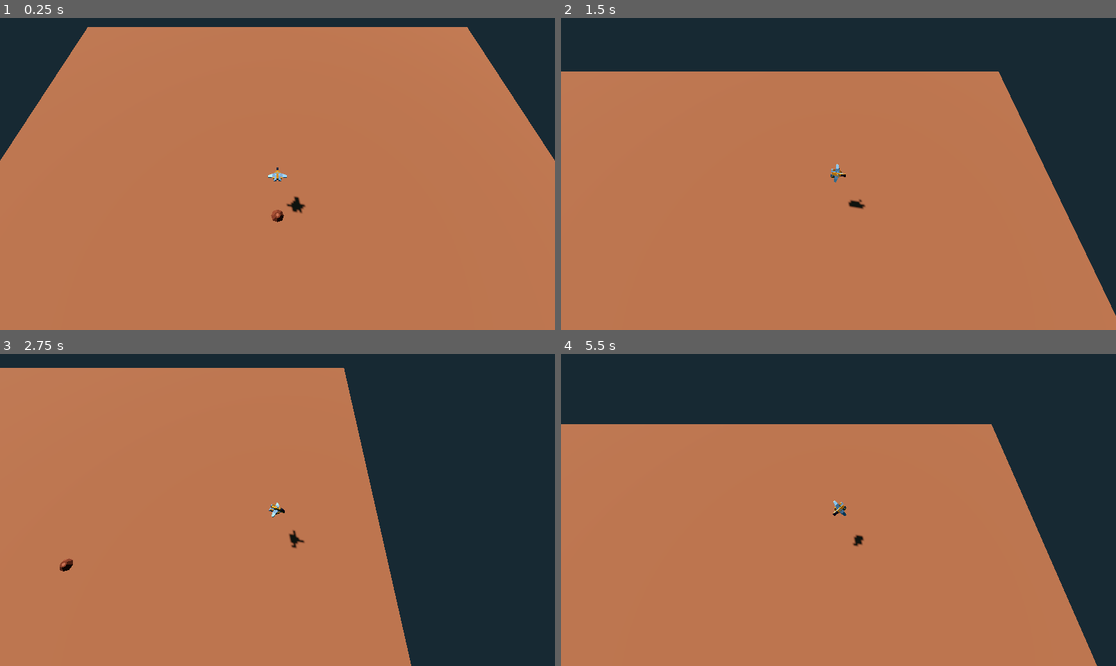
Above: before the commit, frames 1-4 (two rows, left to right).
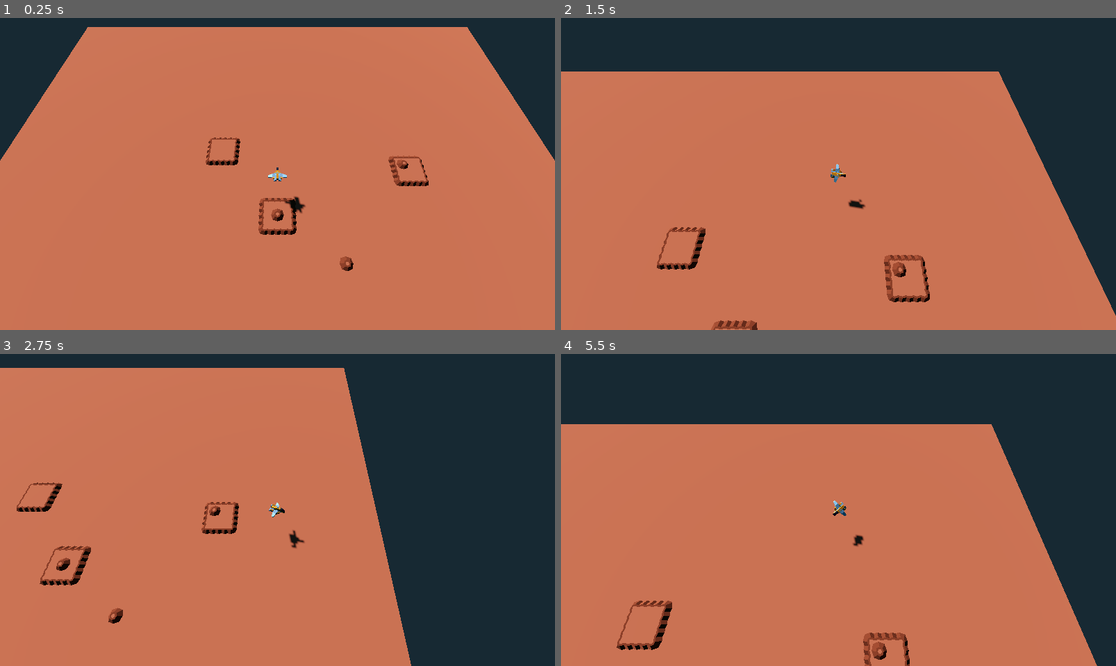
Above: after the commit, the same moments.

Repository: joshuajenner/project-speed
Game: Godot game, scene res://levels/base_level.tscn
Same seed, same stepped clock (60 frames per second), same inputs: the game is played once before the commit and once after it.
Inputs (mouse positions are in pixels of both pictures, inside the frame that each line leads up to):
- Up to frame 1 (0.25 s): no input
- Up to frame 2 (1.5 s): move the mouse to (960, 158) at 0.52 s; hold D (move_right) 0.53-1.28 s; click (960, 158) at 0.67 s; move the mouse to (727, 189) at 1.27 s; hold S (move_down) from 1.28 s (still down)
- Up to frame 3 (2.75 s): move the mouse to (333, 441) at 2.02 s; release S (move_down) at 2.03 s; hold D (move_right) from 2.03 s (still down)
- Up to frame 4 (5.5 s): move the mouse to (810, 572) at 2.77 s; release D (move_right) at 2.78 s; hold W (move_up) 2.78-3.53 s; click (810, 572) at 2.92 s; move the mouse to (1005, 556) at 3.52 s; hold A (move_left) 3.53-5.03 s; move the mouse to (672, 463) at 4.27 s; move the mouse to (866, 510) at 5.02 s; hold S (move_down) from 5.03 s (still down); click (866, 510) at 5.17 s

The runs differ from the first frame. In frame 1, 0.9% of the frame differs, in the area x 37-78%, y 38-82%; in frame 2, 1.1%, in the area x 17-67%, y 67-100%; in frame 3, 1.0%; in frame 4, 0.9%.

Commit message:
added some more hills

Diff:
--- a/levels/base_level.tscn
+++ b/levels/base_level.tscn
@@ -1,16 +1,22 @@
-[gd_scene load_steps=7 format=3 uid="uid://dqiy15cswqe5o"]
+[gd_scene load_steps=9 format=3 uid="uid://dqiy15cswqe5o"]
 
 [ext_resource type="ArrayMesh" uid="uid://dxg0prjorbwln" path="res://assets/terrain/terrain_sideCorner.obj" id="2_cli62"]
 [ext_resource type="PackedScene" uid="uid://c8k5sn6n46v8" path="res://players/base_player.tscn" id="2_w52gu"]
+[ext_resource type="ArrayMesh" uid="uid://1w0k08a3n74" path="res://assets/terrain/terrain_sideCliff.obj" id="3_6tcva"]
 [ext_resource type="Environment" uid="uid://bjd4g046m323e" path="res://environment/default_environment.tres" id="3_58450"]
 [ext_resource type="PackedScene" uid="uid://cmcq20y6k4wh4" path="res://debug/debug_menu.tscn" id="4_p8vts"]
 
-[sub_resource type="StandardMaterial3D" id="StandardMaterial3D_s100o"]
-albedo_color = Color(0.858824, 0.529412, 0.376471, 1)
+[sub_resource type="StandardMaterial3D" id="StandardMaterial3D_k2sak"]
+resource_name = "rock"
+albedo_color = Color(0.909804, 0.517647, 0.388235, 1)
 
 [sub_resource type="PlaneMesh" id="PlaneMesh_3g75x"]
-material = SubResource("StandardMaterial3D_s100o")
+material = SubResource("StandardMaterial3D_k2sak")
 size = Vector2(100, 100)
+
+[sub_resource type="PlaneMesh" id="PlaneMesh_7fyei"]
+material = SubResource("StandardMaterial3D_k2sak")
+size = Vector2(4, 4)
 
 [node name="Level" type="Node3D"]
 
@@ -26,6 +32,7 @@
 mesh = SubResource("PlaneMesh_3g75x")
 
 [node name="Hill" type="Node3D" parent="Terrain"]
+transform = Transform3D(1, 0, 0, 0, 1, 0, 0, 0, 1, 0, 0.5, 0)
 
 [node name="MeshInstance3D" type="MeshInstance3D" parent="Terrain/Hill"]
 mesh = ExtResource("2_cli62")
@@ -45,6 +52,392 @@
 transform = Transform3D(1.31134e-07, 0, 1, 0, 1, 0, -1, 0, 1.31134e-07, 0, 0, 0)
 mesh = ExtResource("2_cli62")
 skeleton = NodePath("../../..")
+
+[node name="Hill6" type="Node3D" parent="Terrain"]
+transform = Transform3D(1, 0, 0, 0, 1, 0, 0, 0, 1, -10, 0, -7)
+
+[node name="MeshInstance3D" type="MeshInstance3D" parent="Terrain/Hill6"]
+mesh = ExtResource("2_cli62")
+skeleton = NodePath("../../..")
+
+[node name="MeshInstance3D2" type="MeshInstance3D" parent="Terrain/Hill6"]
+transform = Transform3D(-4.37114e-08, 0, -1, 0, 1, 0, 1, 0, -4.37114e-08, 0, 0, 0)
+mesh = ExtResource("2_cli62")
+skeleton = NodePath("../../..")
+
+[node name="MeshInstance3D3" type="MeshInstance3D" parent="Terrain/Hill6"]
+transform = Transform3D(-1, 0, 8.74228e-08, 0, 1, 0, -8.74228e-08, 0, -1, 0, 0, 0)
+mesh = ExtResource("2_cli62")
+skeleton = NodePath("../../..")
+
+[node name="MeshInstance3D4" type="MeshInstance3D" parent="Terrain/Hill6"]
+transform = Transform3D(1.31134e-07, 0, 1, 0, 1, 0, -1, 0, 1.31134e-07, 0, 0, 0)
+mesh = ExtResource("2_cli62")
+skeleton = NodePath("../../..")
+
+[node name="Hill7" type="Node3D" parent="Terrain"]
+transform = Transform3D(1, 0, 0, 0, 1, 0, 0, 0, 1, 17, 0, -20)
+
+[node name="MeshInstance3D" type="MeshInstance3D" parent="Terrain/Hill7"]
+mesh = ExtResource("2_cli62")
+skeleton = NodePath("../../..")
+
+[node name="MeshInstance3D2" type="MeshInstance3D" parent="Terrain/Hill7"]
+transform = Transform3D(-4.37114e-08, 0, -1, 0, 1, 0, 1, 0, -4.37114e-08, 0, 0, 0)
+mesh = ExtResource("2_cli62")
+skeleton = NodePath("../../..")
+
+[node name="MeshInstance3D3" type="MeshInstance3D" parent="Terrain/Hill7"]
+transform = Transform3D(-1, 0, 8.74228e-08, 0, 1, 0, -8.74228e-08, 0, -1, 0, 0, 0)
+mesh = ExtResource("2_cli62")
+skeleton = NodePath("../../..")
+
+[node name="MeshInstance3D4" type="MeshInstance3D" parent="Terrain/Hill7"]
+transform = Transform3D(1.31134e-07, 0, 1, 0, 1, 0, -1, 0, 1.31134e-07, 0, 0, 0)
+mesh = ExtResource("2_cli62")
+skeleton = NodePath("../../..")
+
+[node name="Hill5" type="Node3D" parent="Terrain"]
+transform = Transform3D(1, 0, 0, 0, 1, 0, 0, 0, 1, -22, 0.5, 9)
+
+[node name="MeshInstance3D" type="MeshInstance3D" parent="Terrain/Hill5"]
+mesh = ExtResource("2_cli62")
+skeleton = NodePath("../../..")
+
+[node name="MeshInstance3D2" type="MeshInstance3D" parent="Terrain/Hill5"]
+transform = Transform3D(-4.37114e-08, 0, -1, 0, 1, 0, 1, 0, -4.37114e-08, 0, 0, 0)
+mesh = ExtResource("2_cli62")
+skeleton = NodePath("../../..")
+
+[node name="MeshInstance3D3" type="MeshInstance3D" parent="Terrain/Hill5"]
+transform = Transform3D(-1, 0, 8.74228e-08, 0, 1, 0, -8.74228e-08, 0, -1, 0, 0, 0)
+mesh = ExtResource("2_cli62")
+skeleton = NodePath("../../..")
+
+[node name="MeshInstance3D4" type="MeshInstance3D" parent="Terrain/Hill5"]
+transform = Transform3D(1.31134e-07, 0, 1, 0, 1, 0, -1, 0, 1.31134e-07, 0, 0, 0)
+mesh = ExtResource("2_cli62")
+skeleton = NodePath("../../..")
+
+[node name="Hill2" type="Node3D" parent="Terrain"]
+
+[node name="MeshInstance3D" type="MeshInstance3D" parent="Terrain/Hill2"]
+transform = Transform3D(1, 0, 0, 0, 1, 0, 0, 0, 1, -2, 0, 2)
+mesh = ExtResource("2_cli62")
+skeleton = NodePath("../../..")
+
+[node name="MeshInstance3D2" type="MeshInstance3D" parent="Terrain/Hill2"]
+transform = Transform3D(-4.37114e-08, 0, -1, 0, 1, 0, 1, 0, -4.37114e-08, -2, 0, -2)
+mesh = ExtResource("2_cli62")
+skeleton = NodePath("../../..")
+
+[node name="MeshInstance3D3" type="MeshInstance3D" parent="Terrain/Hill2"]
+transform = Transform3D(-1, 0, -8.74228e-08, 0, 1, 0, 8.74228e-08, 0, -1, 2, 0, -2)
+mesh = ExtResource("2_cli62")
+skeleton = NodePath("../../..")
+
+[node name="MeshInstance3D4" type="MeshInstance3D" parent="Terrain/Hill2"]
+transform = Transform3D(1.31134e-07, 0, 1, 0, 1, 0, -1, 0, 1.31134e-07, 2, 0, 2)
+mesh = ExtResource("2_cli62")
+skeleton = NodePath("../../..")
+
+[node name="MeshInstance3D5" type="MeshInstance3D" parent="Terrain/Hill2"]
+transform = Transform3D(1.31134e-07, 0, 1, 0, 1, 0, -1, 0, 1.31134e-07, 2.5, 0, 1)
+mesh = ExtResource("3_6tcva")
+skeleton = NodePath("../../..")
+
+[node name="MeshInstance3D6" type="MeshInstance3D" parent="Terrain/Hill2"]
+transform = Transform3D(1.31134e-07, 0, 1, 0, 1, 0, -1, 0, 1.31134e-07, 2.5, 0, 0)
+mesh = ExtResource("3_6tcva")
+skeleton = NodePath("../../..")
+
+[node name="MeshInstance3D7" type="MeshInstance3D" parent="Terrain/Hill2"]
+transform = Transform3D(1.31134e-07, 0, 1, 0, 1, 0, -1, 0, 1.31134e-07, 2.5, 0, -1)
+mesh = ExtResource("3_6tcva")
+skeleton = NodePath("../../..")
+
+[node name="MeshInstance3D8" type="MeshInstance3D" parent="Terrain/Hill2"]
+transform = Transform3D(1.31134e-07, 0, 1, 0, 1, 0, -1, 0, 1.31134e-07, 2.5, 0, -2)
+mesh = ExtResource("3_6tcva")
+skeleton = NodePath("../../..")
+
+[node name="MeshInstance3D9" type="MeshInstance3D" parent="Terrain/Hill2"]
+transform = Transform3D(-1, 0, 2.62268e-07, 0, 1, 0, -2.62268e-07, 0, -1, 1, 0, -2.5)
+mesh = ExtResource("3_6tcva")
+skeleton = NodePath("../..")
+
+[node name="MeshInstance3D10" type="MeshInstance3D" parent="Terrain/Hill2"]
+transform = Transform3D(-1, 0, 2.62268e-07, 0, 1, 0, -2.62268e-07, 0, -1, 0, 0, -2.5)
+mesh = ExtResource("3_6tcva")
+skeleton = NodePath("../..")
+
+[node name="MeshInstance3D11" type="MeshInstance3D" parent="Terrain/Hill2"]
+transform = Transform3D(-1, 0, 2.62268e-07, 0, 1, 0, -2.62268e-07, 0, -1, -1, 0, -2.5)
+mesh = ExtResource("3_6tcva")
+skeleton = NodePath("../..")
+
+[node name="MeshInstance3D12" type="MeshInstance3D" parent="Terrain/Hill2"]
+transform = Transform3D(-1, 0, 2.62268e-07, 0, 1, 0, -2.62268e-07, 0, -1, -2, 0, -2.5)
+mesh = ExtResource("3_6tcva")
+skeleton = NodePath("../..")
+
+[node name="MeshInstance3D13" type="MeshInstance3D" parent="Terrain/Hill2"]
+transform = Transform3D(-2.18557e-07, 0, -1, 0, 1, 0, 1, 0, -2.18557e-07, -2.5, 0, -1)
+mesh = ExtResource("3_6tcva")
+skeleton = NodePath("../..")
+
+[node name="MeshInstance3D14" type="MeshInstance3D" parent="Terrain/Hill2"]
+transform = Transform3D(-2.18557e-07, 0, -1, 0, 1, 0, 1, 0, -2.18557e-07, -2.5, 0, 0)
+mesh = ExtResource("3_6tcva")
+skeleton = NodePath("../..")
+
+[node name="MeshInstance3D15" type="MeshInstance3D" parent="Terrain/Hill2"]
+transform = Transform3D(-2.18557e-07, 0, -1, 0, 1, 0, 1, 0, -2.18557e-07, -2.5, 0, 1)
+mesh = ExtResource("3_6tcva")
+skeleton = NodePath("../..")
+
+[node name="MeshInstance3D16" type="MeshInstance3D" parent="Terrain/Hill2"]
+transform = Transform3D(-2.18557e-07, 0, -1, 0, 1, 0, 1, 0, -2.18557e-07, -2.5, 0, 2)
+mesh = ExtResource("3_6tcva")
+skeleton = NodePath("../..")
+
+[node name="MeshInstance3D17" type="MeshInstance3D" parent="Terrain/Hill2"]
+transform = Transform3D(1, 0, -1.74845e-07, 0, 1, 0, 1.74845e-07, 0, 1, -1, 0, 2.5)
+mesh = ExtResource("3_6tcva")
+skeleton = NodePath("../..")
+
+[node name="MeshInstance3D18" type="MeshInstance3D" parent="Terrain/Hill2"]
+transform = Transform3D(1, 0, -1.74845e-07, 0, 1, 0, 1.74845e-07, 0, 1, 0, 0, 2.5)
+mesh = ExtResource("3_6tcva")
+skeleton = NodePath("../..")
+
+[node name="MeshInstance3D19" type="MeshInstance3D" parent="Terrain/Hill2"]
+transform = Transform3D(1, 0, -1.74845e-07, 0, 1, 0, 1.74845e-07, 0, 1, 1, 0, 2.5)
+mesh = ExtResource("3_6tcva")
+skeleton = NodePath("../..")
+
+[node name="MeshInstance3D20" type="MeshInstance3D" parent="Terrain/Hill2"]
+transform = Transform3D(1, 0, -1.74845e-07, 0, 1, 0, 1.74845e-07, 0, 1, 2, 0, 2.5)
+mesh = ExtResource("3_6tcva")
+skeleton = NodePath("../..")
+
+[node name="MeshInstance3D21" type="MeshInstance3D" parent="Terrain/Hill2"]
+transform = Transform3D(1, 0, 0, 0, 1, 0, 0, 0, 1, 0, 0.5, 0)
+mesh = SubResource("PlaneMesh_7fyei")
+
+[node name="Hill3" type="Node3D" parent="Terrain"]
+transform = Transform3D(1, 0, 0, 0, 1, 0, 0, 0, 1, 10, 0, 12)
+
+[node name="MeshInstance3D" type="MeshInstance3D" parent="Terrain/Hill3"]
+transform = Transform3D(1, 0, 0, 0, 1, 0, 0, 0, 1, -2, 0, 2)
+mesh = ExtResource("2_cli62")
+skeleton = NodePath("../../..")
+
+[node name="MeshInstance3D2" type="MeshInstance3D" parent="Terrain/Hill3"]
+transform = Transform3D(-4.37114e-08, 0, -1, 0, 1, 0, 1, 0, -4.37114e-08, -2, 0, -2)
+mesh = ExtResource("2_cli62")
+skeleton = NodePath("../../..")
+
+[node name="MeshInstance3D3" type="MeshInstance3D" parent="Terrain/Hill3"]
+transform = Transform3D(-1, 0, -8.74228e-08, 0, 1, 0, 8.74228e-08, 0, -1, 2, 0, -2)
+mesh = ExtResource("2_cli62")
+skeleton = NodePath("../../..")
+
+[node name="MeshInstance3D4" type="MeshInstance3D" parent="Terrain/Hill3"]
+transform = Transform3D(1.31134e-07, 0, 1, 0, 1, 0, -1, 0, 1.31134e-07, 2, 0, 2)
+mesh = ExtResource("2_cli62")
+skeleton = NodePath("../../..")
+
+[node name="MeshInstance3D5" type="MeshInstance3D" parent="Terrain/Hill3"]
+transform = Transform3D(1.31134e-07, 0, 1, 0, 1, 0, -1, 0, 1.31134e-07, 2.5, 0, 1)
+mesh = ExtResource("3_6tcva")
+skeleton = NodePath("../../..")
+
+[node name="MeshInstance3D6" type="MeshInstance3D" parent="Terrain/Hill3"]
+transform = Transform3D(1.31134e-07, 0, 1, 0, 1, 0, -1, 0, 1.31134e-07, 2.5, 0, 0)
+mesh = ExtResource("3_6tcva")
+skeleton = NodePath("../../..")
+
+[node name="MeshInstance3D7" type="MeshInstance3D" parent="Terrain/Hill3"]
+transform = Transform3D(1.31134e-07, 0, 1, 0, 1, 0, -1, 0, 1.31134e-07, 2.5, 0, -1)
+mesh = ExtResource("3_6tcva")
+skeleton = NodePath("../../..")
+
+[node name="MeshInstance3D8" type="MeshInstance3D" parent="Terrain/Hill3"]
+transform = Transform3D(1.31134e-07, 0, 1, 0, 1, 0, -1, 0, 1.31134e-07, 2.5, 0, -2)
+mesh = ExtResource("3_6tcva")
+skeleton = NodePath("../../..")
+
+[node name="MeshInstance3D9" type="MeshInstance3D" parent="Terrain/Hill3"]
+transform = Transform3D(-1, 0, 2.62268e-07, 0, 1, 0, -2.62268e-07, 0, -1, 1, 0, -2.5)
+mesh = ExtResource("3_6tcva")
+skeleton = NodePath("../..")
+
+[node name="MeshInstance3D10" type="MeshInstance3D" parent="Terrain/Hill3"]
+transform = Transform3D(-1, 0, 2.62268e-07, 0, 1, 0, -2.62268e-07, 0, -1, 0, 0, -2.5)
+mesh = ExtResource("3_6tcva")
+skeleton = NodePath("../..")
+
+[node name="MeshInstance3D11" type="MeshInstance3D" parent="Terrain/Hill3"]
+transform = Transform3D(-1, 0, 2.62268e-07, 0, 1, 0, -2.62268e-07, 0, -1, -1, 0, -2.5)
+mesh = ExtResource("3_6tcva")
+skeleton = NodePath("../..")
+
+[node name="MeshInstance3D12" type="MeshInstance3D" parent="Terrain/Hill3"]
+transform = Transform3D(-1, 0, 2.62268e-07, 0, 1, 0, -2.62268e-07, 0, -1, -2, 0, -2.5)
+mesh = ExtResource("3_6tcva")
+skeleton = NodePath("../..")
+
+[node name="MeshInstance3D13" type="MeshInstance3D" parent="Terrain/Hill3"]
+transform = Transform3D(-2.18557e-07, 0, -1, 0, 1, 0, 1, 0, -2.18557e-07, -2.5, 0, -1)
+mesh = ExtResource("3_6tcva")
+skeleton = NodePath("../..")
+
+[node name="MeshInstance3D14" type="MeshInstance3D" parent="Terrain/Hill3"]
+transform = Transform3D(-2.18557e-07, 0, -1, 0, 1, 0, 1, 0, -2.18557e-07, -2.5, 0, 0)
+mesh = ExtResource("3_6tcva")
+skeleton = NodePath("../..")
+
+[node name="MeshInstance3D15" type="MeshInstance3D" parent="Terrain/Hill3"]
+transform = Transform3D(-2.18557e-07, 0, -1, 0, 1, 0, 1, 0, -2.18557e-07, -2.5, 0, 1)
+mesh = ExtResource("3_6tcva")
+skeleton = NodePath("../..")
+
+[node name="MeshInstance3D16" type="MeshInstance3D" parent="Terrain/Hill3"]
+transform = Transform3D(-2.18557e-07, 0, -1, 0, 1, 0, 1, 0, -2.18557e-07, -2.5, 0, 2)
+mesh = ExtResource("3_6tcva")
+skeleton = NodePath("../..")
+
+[node name="MeshInstance3D17" type="MeshInstance3D" parent="Terrain/Hill3"]
+transform = Transform3D(1, 0, -1.74845e-07, 0, 1, 0, 1.74845e-07, 0, 1, -1, 0, 2.5)
+mesh = ExtResource("3_6tcva")
+skeleton = NodePath("../..")
+
+[node name="MeshInstance3D18" type="MeshInstance3D" parent="Terrain/Hill3"]
+transform = Transform3D(1, 0, -1.74845e-07, 0, 1, 0, 1.74845e-07, 0, 1, 0, 0, 2.5)
+mesh = ExtResource("3_6tcva")
+skeleton = NodePath("../..")
+
+[node name="MeshInstance3D19" type="MeshInstance3D" parent="Terrain/Hill3"]
+transform = Transform3D(1, 0, -1.74845e-07, 0, 1, 0, 1.74845e-07, 0, 1, 1, 0, 2.5)
+mesh = ExtResource("3_6tcva")
+skeleton = NodePath("../..")
+
+[node name="MeshInstance3D20" type="MeshInstance3D" parent="Terrain/Hill3"]
+transform = Transform3D(1, 0, -1.74845e-07, 0, 1, 0, 1.74845e-07, 0, 1, 2, 0, 2.5)
+mesh = ExtResource("3_6tcva")
+skeleton = NodePath("../..")
+
+[node name="MeshInstance3D21" type="MeshInstance3D" parent="Terrain/Hill3"]
+transform = Transform3D(1, 0, 0, 0, 1, 0, 0, 0, 1, 0, 0.5, 0)
+mesh = SubResource("PlaneMesh_7fyei")
+
+[node name="Hill4" type="Node3D" parent="Terrain"]
+transform = Transform3D(1, 0, 0, 0, 1, 0, 0, 0, 1, -23, 0, 8)
+
+[node name="MeshInstance3D" type="MeshInstance3D" parent="Terrain/Hill4"]
+transform = Transform3D(1, 0, 0, 0, 1, 0, 0, 0, 1, -2, 0, 2)
+mesh = ExtResource("2_cli62")
+skeleton = NodePath("../../..")
+
+[node name="MeshInstance3D2" type="MeshInstance3D" parent="Terrain/Hill4"]
+transform = Transform3D(-4.37114e-08, 0, -1, 0, 1, 0, 1, 0, -4.37114e-08, -2, 0, -2)
+mesh = ExtResource("2_cli62")
+skeleton = NodePath("../../..")
+
+[node name="MeshInstance3D3" type="MeshInstance3D" parent="Terrain/Hill4"]
+transform = Transform3D(-1, 0, -8.74228e-08, 0, 1, 0, 8.74228e-08, 0, -1, 2, 0, -2)
+mesh = ExtResource("2_cli62")
+skeleton = NodePath("../../..")
+
+[node name="MeshInstance3D4" type="MeshInstance3D" parent="Terrain/Hill4"]
+transform = Transform3D(1.31134e-07, 0, 1, 0, 1, 0, -1, 0, 1.31134e-07, 2, 0, 2)
+mesh = ExtResource("2_cli62")
+skeleton = NodePath("../../..")
+
+[node name="MeshInstance3D5" type="MeshInstance3D" parent="Terrain/Hill4"]
+transform = Transform3D(1.31134e-07, 0, 1, 0, 1, 0, -1, 0, 1.31134e-07, 2.5, 0, 1)
+mesh = ExtResource("3_6tcva")
+skeleton = NodePath("../../..")
+
+[node name="MeshInstance3D6" type="MeshInstance3D" parent="Terrain/Hill4"]
+transform = Transform3D(1.31134e-07, 0, 1, 0, 1, 0, -1, 0, 1.31134e-07, 2.5, 0, 0)
+mesh = ExtResource("3_6tcva")
+skeleton = NodePath("../../..")
+
+[node name="MeshInstance3D7" type="MeshInstance3D" parent="Terrain/Hill4"]
+transform = Transform3D(1.31134e-07, 0, 1, 0, 1, 0, -1, 0, 1.31134e-07, 2.5, 0, -1)
+mesh = ExtResource("3_6tcva")
+skeleton = NodePath("../../..")
+
+[node name="MeshInstance3D8" type="MeshInstance3D" parent="Terrain/Hill4"]
+transform = Transform3D(1.31134e-07, 0, 1, 0, 1, 0, -1, 0, 1.31134e-07, 2.5, 0, -2)
+mesh = ExtResource("3_6tcva")
+skeleton = NodePath("../../..")
+
+[node name="MeshInstance3D9" type="MeshInstance3D" parent="Terrain/Hill4"]
+transform = Transform3D(-1, 0, 2.62268e-07, 0, 1, 0, -2.62268e-07, 0, -1, 1, 0, -2.5)
+mesh = ExtResource("3_6tcva")
+skeleton = NodePath("../..")
+
+[node name="MeshInstance3D10" type="MeshInstance3D" parent="Terrain/Hill4"]
+transform = Transform3D(-1, 0, 2.62268e-07, 0, 1, 0, -2.62268e-07, 0, -1, 0, 0, -2.5)
+mesh = ExtResource("3_6tcva")
+skeleton = NodePath("../..")
+
+[node name="MeshInstance3D11" type="MeshInstance3D" parent="Terrain/Hill4"]
+transform = Transform3D(-1, 0, 2.62268e-07, 0, 1, 0, -2.62268e-07, 0, -1, -1, 0, -2.5)
+mesh = ExtResource("3_6tcva")
+skeleton = NodePath("../..")
+
+[node name="MeshInstance3D12" type="MeshInstance3D" parent="Terrain/Hill4"]
+transform = Transform3D(-1, 0, 2.62268e-07, 0, 1, 0, -2.62268e-07, 0, -1, -2, 0, -2.5)
+mesh = ExtResource("3_6tcva")
+skeleton = NodePath("../..")
+
+[node name="MeshInstance3D13" type="MeshInstance3D" parent="Terrain/Hill4"]
+transform = Transform3D(-2.18557e-07, 0, -1, 0, 1, 0, 1, 0, -2.18557e-07, -2.5, 0, -1)
+mesh = ExtResource("3_6tcva")
+skeleton = NodePath("../..")
+
+[node name="MeshInstance3D14" type="MeshInstance3D" parent="Terrain/Hill4"]
+transform = Transform3D(-2.18557e-07, 0, -1, 0, 1, 0, 1, 0, -2.18557e-07, -2.5, 0, 0)
+mesh = ExtResource("3_6tcva")
+skeleton = NodePath("../..")
+
+[node name="MeshInstance3D15" type="MeshInstance3D" parent="Terrain/Hill4"]
+transform = Transform3D(-2.18557e-07, 0, -1, 0, 1, 0, 1, 0, -2.18557e-07, -2.5, 0, 1)
+mesh = ExtResource("3_6tcva")
+skeleton = NodePath("../..")
+
+[node name="MeshInstance3D16" type="MeshInstance3D" parent="Terrain/Hill4"]
+transform = Transform3D(-2.18557e-07, 0, -1, 0, 1, 0, 1, 0, -2.18557e-07, -2.5, 0, 2)
+mesh = ExtResource("3_6tcva")
+skeleton = NodePath("../..")
+
+[node name="MeshInstance3D17" type="MeshInstance3D" parent="Terrain/Hill4"]
+transform = Transform3D(1, 0, -1.74845e-07, 0, 1, 0, 1.74845e-07, 0, 1, -1, 0, 2.5)
+mesh = ExtResource("3_6tcva")
+skeleton = NodePath("../..")
+
+[node name="MeshInstance3D18" type="MeshInstance3D" parent="Terrain/Hill4"]
+transform = Transform3D(1, 0, -1.74845e-07, 0, 1, 0, 1.74845e-07, 0, 1, 0, 0, 2.5)
+mesh = ExtResource("3_6tcva")
+skeleton = NodePath("../..")
+
+[node name="MeshInstance3D19" type="MeshInstance3D" parent="Terrain/Hill4"]
+transform = Transform3D(1, 0, -1.74845e-07, 0, 1, 0, 1.74845e-07, 0, 1, 1, 0, 2.5)
+mesh = ExtResource("3_6tcva")
+skeleton = NodePath("../..")
+
+[node name="MeshInstance3D20" type="MeshInstance3D" parent="Terrain/Hill4"]
+transform = Transform3D(1, 0, -1.74845e-07, 0, 1, 0, 1.74845e-07, 0, 1, 2, 0, 2.5)
+mesh = ExtResource("3_6tcva")
+skeleton = NodePath("../..")
+
+[node name="MeshInstance3D21" type="MeshInstance3D" parent="Terrain/Hill4"]
+transform = Transform3D(1, 0, 0, 0, 1, 0, 0, 0, 1, 0, 0.5, 0)
+mesh = SubResource("PlaneMesh_7fyei")
 
 [node name="DirectionalLight3D" type="DirectionalLight3D" parent="."]
 transform = Transform3D(-0.146447, 0.853553, 0.5, -0.5, -0.5, 0.707107, 0.853553, -0.146447, 0.5, 0, 15.5, 0)
@@ -54,3 +447,5 @@
 environment = ExtResource("3_58450")
 
 [node name="DebugMenu" parent="." instance=ExtResource("4_p8vts")]
+
+[node name="GridMap" type="GridMap" parent="."]
--- a/players/base_player.tscn
+++ b/players/base_player.tscn
@@ -27,7 +27,7 @@
 skeleton = NodePath("../..")
 
 [node name="CameraPivot" type="Node3D" parent="."]
-transform = Transform3D(-1, 7.9232e-08, -3.69465e-08, 0, 0.422618, 0.906308, 8.74228e-08, 0.906308, -0.422618, 0, 0, 0)
+transform = Transform3D(-1, -7.9232e-08, 3.69465e-08, 0, 0.422618, 0.906308, -8.74228e-08, 0.906308, -0.422618, 0, 0, 0)
 
 [node name="Camera" type="Camera3D" parent="CameraPivot"]
 transform = Transform3D(1, 0, 0, 0, 1, 0, 0, 0, 1, 0, 0, 30)
